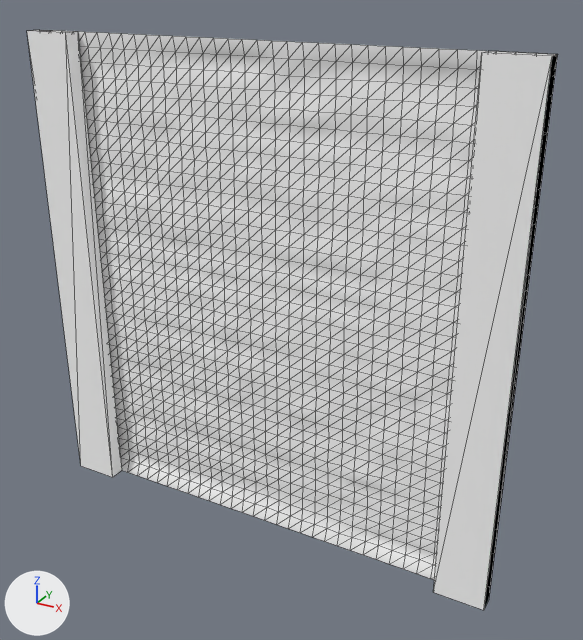
Renders of the glTF model assets/models/worn_wall_sandstone_blocks_med.gltf from each side of a commit.
Before and after are seen from a camera (50 mm lens) standing at (0.751, -1.244, 1.116) and looking at (0.058, 0.016, 0.486). The axes (+X, +Y, +Z) are drawn at lower left. The lights are the same throughout. The first picture is the older version. Mesh edges are drawn as thin lines. Vertices at exactly the same position are counted once.
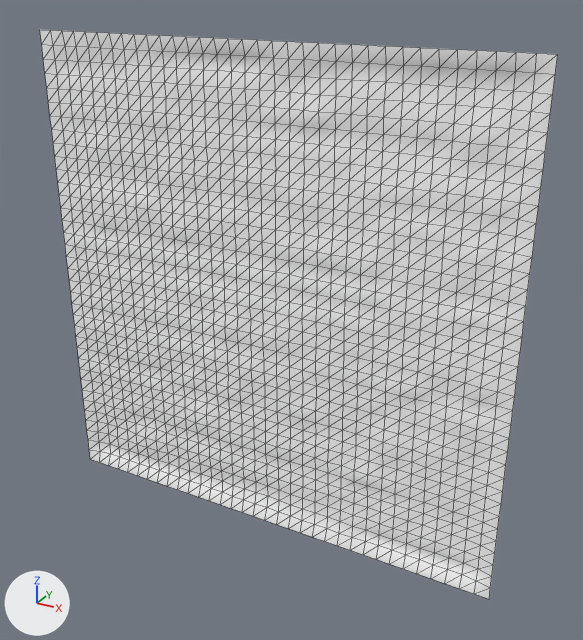
Pixel boxes (x1, y1, x2, y2) of what changed, in the pictures (583 x 640 px; the box of a moved part takes in the faces that stretch with it):
'Mesh_0', reshaped: before (27, 30, 558, 610); after (40, 30, 558, 599)
part 1 of me_mesh_0, deleted: before (27, 30, 122, 477)
part 2 of me_mesh_0, deleted: before (433, 51, 558, 610)
part 3 of me_mesh_0, moved or reshaped: (397, 155, 433, 189) in both

Diff of the bpy script that builds the scene:
```diff
--- a/assets/models/worn_wall_sandstone_blocks_med.gltf.py
+++ b/assets/models/worn_wall_sandstone_blocks_med.gltf.py
@@ me_mesh_0 @@
 # used by ob_mesh_0; location = (0.0, 0.0, 0.0)
 # verts and faces of me_mesh_0; kept vertices keep their numbers, new ones are numbered from 1307
 # before: 0 (-0.5, 0.0, 0.0), 1260 (-0.5, 0.0, 1.0) at pixel (39, 29), 1295 (-0.5, -0.034, 0.0) at pixel (80, 465), 1296 (-0.4, -0.034, 0.0) at pixel (112, 477), 1297 (-0.4, -0.034, 1.0) at pixel (65, 32)
 # before: 1298 (-0.5, -0.034, 1.0) at pixel (26, 30), 1299 (-0.4, 0.0, 0.0) at pixel (122, 470), 1300 (-0.4, 0.0, 1.0) at pixel (78, 31)
 # before: 34 (0.5, 0.0, 0.0) at pixel (489, 599), 1294 (0.5, 0.0, 1.0) at pixel (557, 54), 1301 (0.4, -0.034, 0.0) at pixel (433, 592), 1302 (0.5, -0.034, 0.0) at pixel (483, 610), 1303 (0.5, -0.034, 1.0) at pixel (552, 56)
 # before: 1304 (0.4, -0.034, 1.0) at pixel (481, 52), 1305 (0.4, 0.0, 0.0), 1306 (0.4, 0.0, 1.0) at pixel (488, 50)
 # before: 1042 (0.294, 0.007, 0.806) at pixel (414, 171)
-me_mesh_0.from_pydata(...)  # 1307 vertices, 2464 faces; spans x -0.5..0.5, y -0.034..0.015, z 0.0..1.0
+me_mesh_0.from_pydata(...)  # 1295 vertices, 2448 faces; spans x -0.5..0.5, y 0.0..0.015, z 0.0..1.0
+# me_mesh_0 part 1
+delete_vertices([*range(1295, 1301)])  # with the faces that use them
+# me_mesh_0 part 2
+delete_vertices([*range(1301, 1307)])  # with the faces that use them
+# me_mesh_0 part 3
+verts[1042] = (0.294, 0.008, 0.806)  # moved, pixel (415, 171)
 me_mesh_0.materials.append(mat_material_0)
```
